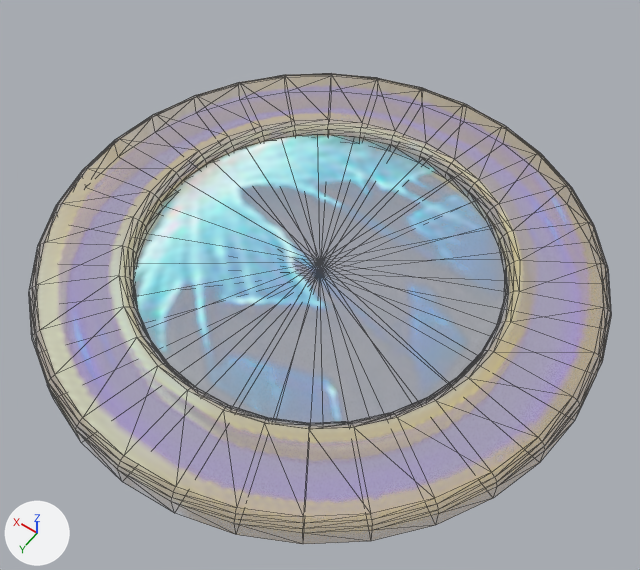
Two versions of the FBX model Client/Assets/Res/Model/zhanchang/jineng_zhanchang.FBX, one commit apart.
One viewpoint serves both versions: a 50 mm camera at (-0.757, 1.059, 1.621) aimed at (-0.029, 0.04, 0.02). Arrows for +X, +Y and +Z are at lower left; the lights stay in place. Mesh edges are drawn as thin lines. Where no turn or scale is listed for an object, it has been applied to the vertices.

In view in the first picture: 'Cylinder001', 'jineng_zhanchang'.
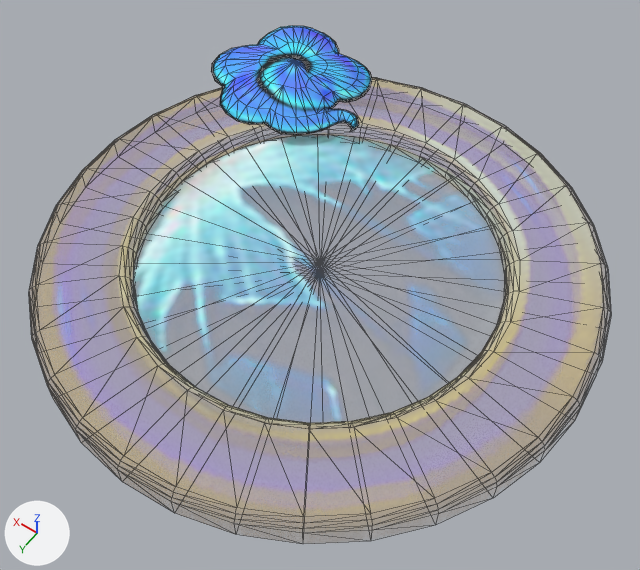
What changed in the scene script:
```text
Add img_yun_kapai_tga:
    img_yun_kapai_tga = load_image('yun_kapai.tga', '_unpacked/yun_kapai.tga', 128, 64, 'sRGB')
Add mat_yun_kapai:
    mat_yun_kapai = principled_material('yun_kapai')
    mat_yun_kapai.texture = img_yun_kapai_tga  # with its transparency
    mat_yun_kapai.roughness = 0.859
Add me_mesh_002:
    me_mesh_002.from_pydata(...)  # 131 vertices, 258 faces; spans x -0.227..0.251, y -0.224..0.208, z -0.01..0.04
    me_mesh_002.materials.append(mat_yun_kapai)  # picture img_yun_kapai_tga
Change ob_jineng_zhanchang:
    ob_jineng_zhanchang.rotation_euler: (0.0, 0.0, 0.0) -> (0.0, 0.0, -3.142)  # degrees (0, 0, 0) -> degrees (0, 0, -180)
Add ob_yun_kapai:
    ob_yun_kapai = bpy.data.objects.new('yun_kapai', me_mesh_002)
    ob_yun_kapai.location = (0.392, -0.445, 0.085)
```

Boxes [x1, y1, x2, y2] around the edits, measured in the pictures (640 x 570 px):
'jineng_zhanchang', turned: before [37, 114, 523, 533]; after [118, 80, 602, 456]
'yun_kapai', added: after [211, 26, 372, 135]
